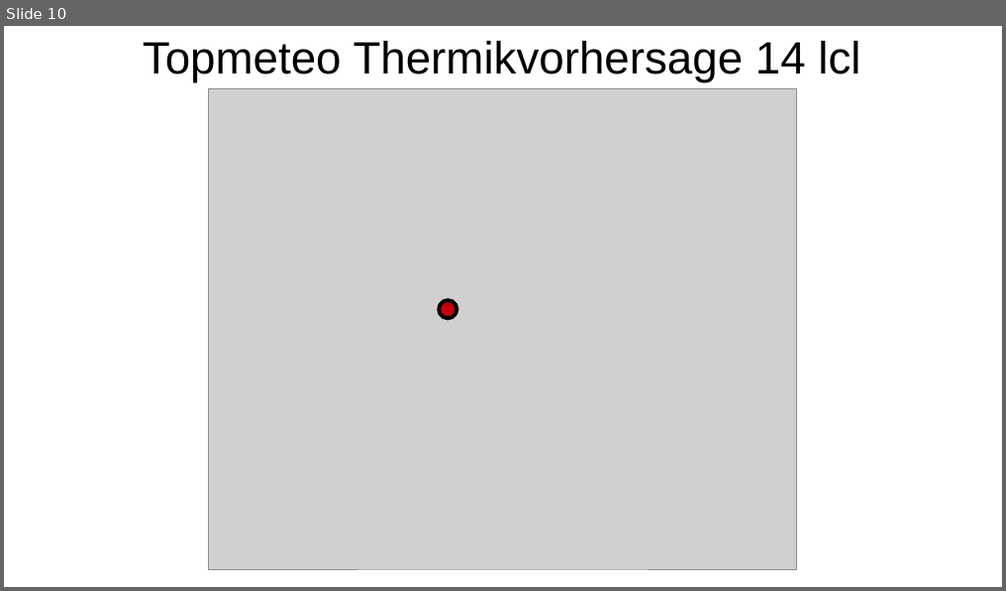
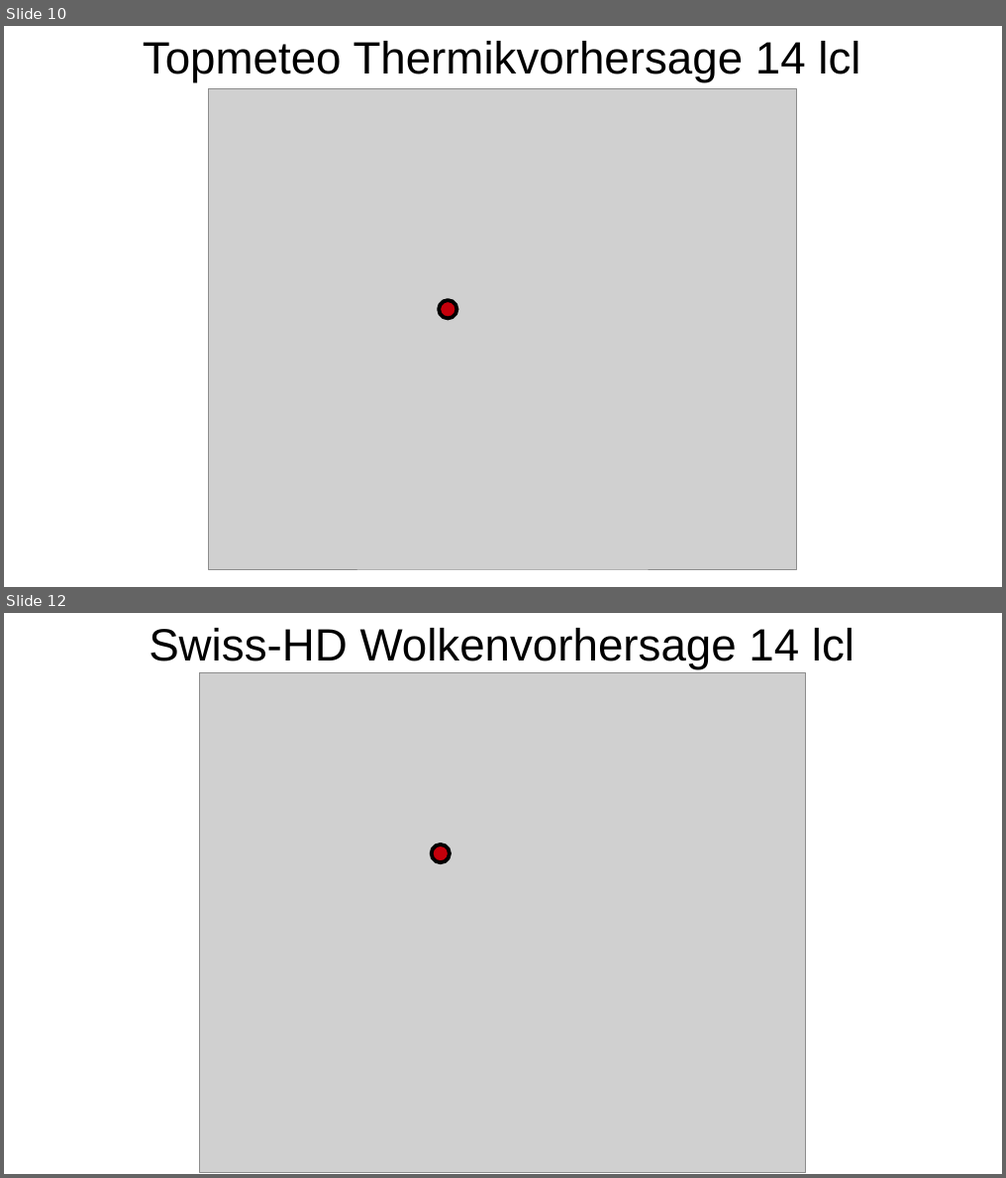
Before and after one commit to jkretz/metbrief, a slide deck: briefings/prievidza_25/template_prievidza_25/template_prievidza_25.odp. Shown one above the other, each under a label of ours: slide 10 before the commit, slides 10 and 12 after it; the slides between them are not shown. The pictures are 1006x591 and 1006x1178 pixels, drawn with LibreOffice and Linux fonts; fonts in the diff are those of the drawing; grey boxes stand for pictures. Boxes give left, top, right and bottom in pixels: in the first picture for what was removed or moved away, otherwise in the second. Text is boxed around its words. In the diff, an @@ line names an element or a change of style, - is before the commit and + after.

```diff
--- a/briefings/prievidza_25/template_prievidza_25/template_prievidza_25.odp
+++ b/briefings/prievidza_25/template_prievidza_25/template_prievidza_25.odp
@@ slide 12 added at (4,613,1002,1174), background #FFFFFF @@
@@ text added at (149,628,854,669), 36 pt, text #000000 @@
+Swiss-HD Wolkenvorhersage 14 lcl
@@ picture added at (200,672,806,1172) @@
@@ ellipse added at (432,845,450,862), fill #C5000B, outline #000000 3 pt @@
```
Also in this commit, not shown: 3 slides changed, 2 other slides added, 55 other files.
